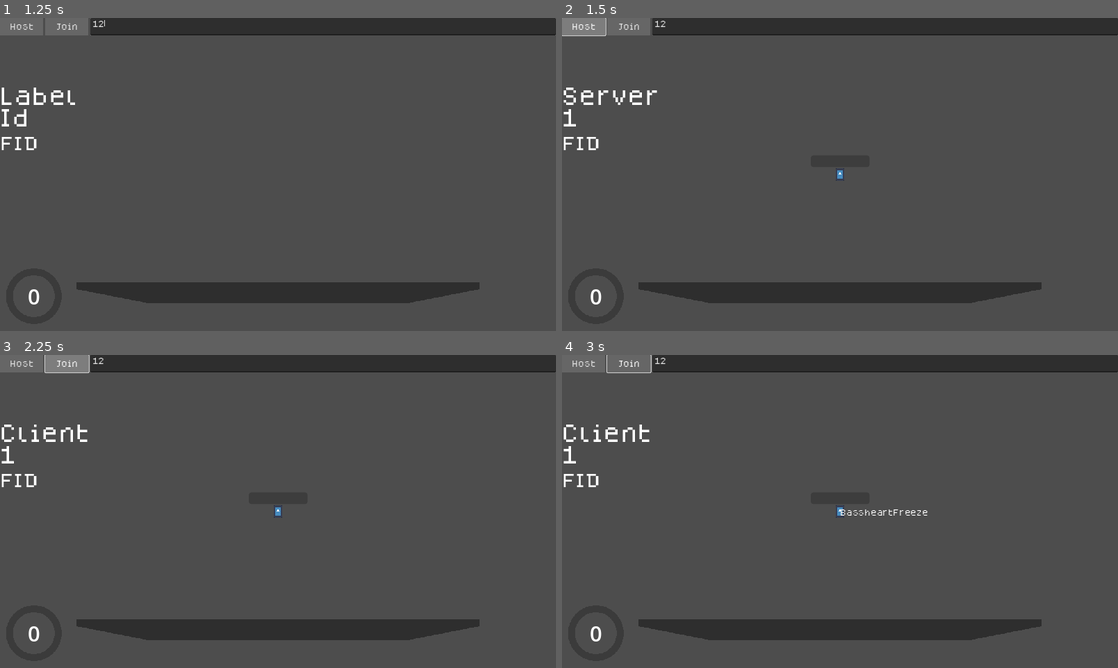
Above: before the commit, frames 1-4 (two rows, left to right).
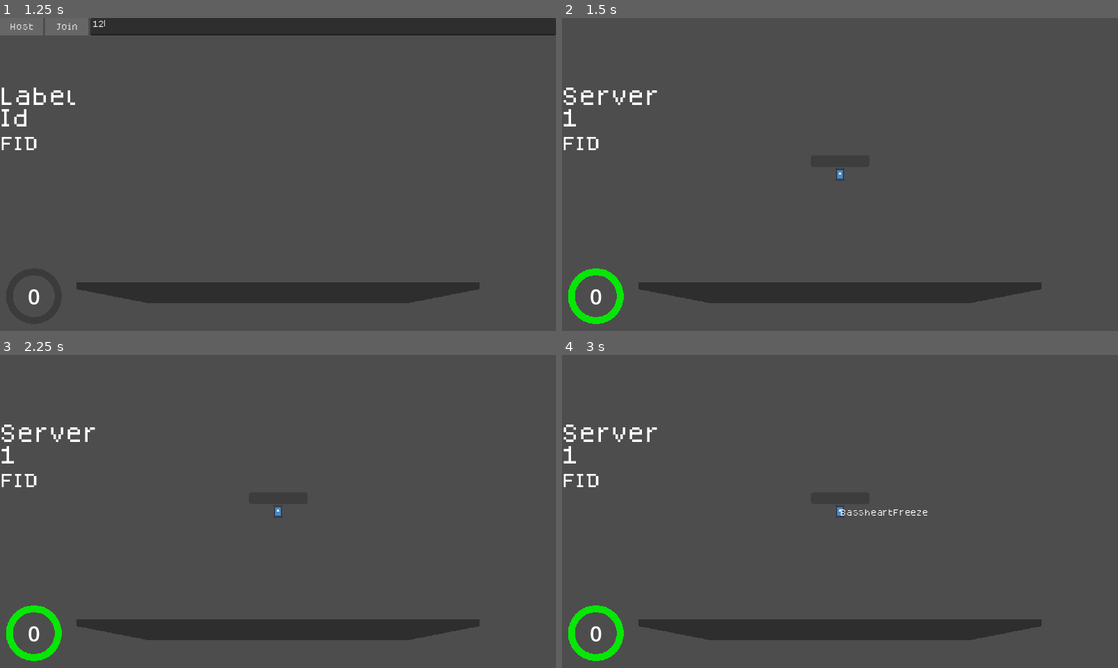
Above: after the commit, the same moments.

Repository: lokasc/rsPrototype
Game: Godot game, scene res://ver_1/game/main/game_manager.tscn
Two runs of this game, one before a commit and one after it. Both use one fixed random seed, a clock stepped at 60 frames per second and the inputs below. The engine's default icon, where the game draws it, is replaced by a stand-in: a white triangle on a blue panel in a dark square.
Inputs (mouse positions are in pixels of both pictures, inside the frame that each line leads up to):
- Up to frame 1 (1.25 s): click (322, 27) at 0.52 s; type "12" at 0.6 s
- Up to frame 2 (1.5 s): click "Host" at 1.25 s
- Up to frame 3 (2.25 s): click (66, 364) at 2 s, where only the run before the commit has a clickable "Join"
- Up to frame 4 (3 s): move the mouse to (962, 495) at 2.77 s; hold D (right) from 2.78 s (still down); tap E (ability_1) at 2.85 s

Frame 1 is identical in both runs. In frame 2, 6.1% of the frame differs, in the area x 0-100%, y 0-98%; in frame 3, 6.5%; in frame 4, 6.5%.
Error before the commit: Parse Error: Could not parse global class "BeatController" from "res://ver_1/game/music/beat_controller.gd". (res://ver_1/game/main/game_manager.gd:39)

Commit message:
Code and Warning Fixes
- Most of the warnings are fixed with "_" (meaning not used) or "p_" (meaning used but theres already a variable named it (overshadowing))
- fixed enum and print punctuation in beat controller

Diff:
--- a/ver_1/actions/base_abiilty.gd
+++ b/ver_1/actions/base_abiilty.gd
@@ -62,4 +62,4 @@
 
 # applies atk multiplier from hero to the attack.
 func get_multiplied_atk() -> int:
-	return hero.get_atk_mul() * a_stats.atk
+	return int(hero.get_atk_mul() * a_stats.atk)
--- a/ver_1/actions/items/turret_item.gd
+++ b/ver_1/actions/items/turret_item.gd
@@ -68,9 +68,9 @@
 	turret_list.append(new_turret)
 	GameManager.Instance.net.spawnable_path.add_child(new_turret)
 
-func on_destroy_turret(turret) -> void:
-	turret_list.erase(turret)
-	turret.queue_free()
+func on_destroy_turret(p_turret) -> void:
+	turret_list.erase(p_turret)
+	p_turret.queue_free()
 
 func set_turret_stats(new_turret : Turret) -> void:
 	new_turret.damage_per_tick = damage_per_tick
--- a/ver_1/character/character.gd
+++ b/ver_1/character/character.gd
@@ -9,8 +9,8 @@
 var status_holder : StatusHolder
 
 var char_stats : Stats
-var current_health : float
-var current_shield : float
+var current_health : int
+var current_shield : int
 
 func _init():
 	char_stats = Stats.new()
@@ -34,5 +34,5 @@
 	status_holder.add_status(effect_name, args)
 
 # Override this in enemy and hero to change logic
-func take_damage(dmg):
+func take_damage(_dmg):
 	pass
--- a/ver_1/character/enemy/MajorBug/major_bug.gd
+++ b/ver_1/character/enemy/MajorBug/major_bug.gd
@@ -39,10 +39,7 @@
 	# the attack value of this ability + my character's attack value
 	hero.take_damage(char_stats.atk)
 
-func take_damage(dmg) -> void:
-	super(dmg)
-
 # TODO: FSM or STATE MACHINE for enemy
-func _decide(target = null) -> void:
-	if target == null:
+func _decide(_target = null) -> void:
+	if _target == null:
 		return
--- a/ver_1/character/enemy/MinorBug/minor_bug.gd
+++ b/ver_1/character/enemy/MinorBug/minor_bug.gd
@@ -39,10 +39,7 @@
 	# the attack value of this ability + my character's attack value
 	hero.take_damage(char_stats.atk)
 
-func take_damage(dmg) -> void:
-	super(dmg)
-
 # TODO: FSM or STATE MACHINE for enemy
-func _decide(target = null) -> void:
-	if target == null:
+func _decide(_target = null) -> void:
+	if _target == null:
 		return
--- a/ver_1/character/enemy/OneShot/one_shot.gd
+++ b/ver_1/character/enemy/OneShot/one_shot.gd
@@ -3,7 +3,6 @@
 
 @onready var hitbox : Area2D = $HitBox
 @onready var collidebox : CollisionShape2D = $CollisionBox
-
 
 func _init() -> void:
 	super()
@@ -40,10 +39,7 @@
 	# the attack value of this ability + my character's attack value
 	hero.take_damage(char_stats.atk)
 
-func take_damage(dmg) -> void:
-	super(dmg)
-
 # TODO: FSM or STATE MACHINE for enemy
-func _decide(target = null) -> void:
-	if target == null:
+func _decide(_target = null) -> void:
+	if _target == null:
 		return
--- a/ver_1/character/enemy/base_enemy.gd
+++ b/ver_1/character/enemy/base_enemy.gd
@@ -5,9 +5,9 @@
 
 # For inspector view only, cant modify class stats in inspector.
 @export_category("Basic information")
-@export var max_health : float
-@export var speed : float
-@export var dmg : float
+@export var max_health : int
+@export var speed : int
+@export var dmg : int
 
 @export_subgroup("Status")
 @export var can_move : bool
@@ -45,10 +45,10 @@
 	target = GameManager.Instance.players[0]
 	_init_stats()
 
-func take_damage(dmg:int) -> void:
+func take_damage(p_dmg:int) -> void:
 	# Client prediction
-	current_health -= dmg
-	hit.emit(dmg)
+	current_health -= p_dmg
+	hit.emit(p_dmg)
 	if current_health <= 0:
 		death.rpc()
 
@@ -60,12 +60,12 @@
 		new_xp.position = position + Vector2(randi_range(-xp_drop_spread,xp_drop_spread),randi_range(-xp_drop_spread,xp_drop_spread))
 	queue_free()
 
-func move_to_target(target = null) -> void:
-	if target == null: return
+func move_to_target(p_target = null) -> void:
+	if p_target == null: return
 
 # direction need to go towards
-	var direction : Vector2 = global_position.direction_to(target.global_position)
-	var distance : float = global_position.distance_to(target.global_position)
+	var direction : Vector2 = global_position.direction_to(p_target.global_position)
+	var distance : float = global_position.distance_to(p_target.global_position)
 
 	if distance < 15:
 		velocity = Vector2.ZERO
--- a/ver_1/character/hero/base_hero.gd
+++ b/ver_1/character/hero/base_hero.gd
@@ -225,11 +225,11 @@
 func get_atk() -> int:
 	return char_stats.atk
 
-func get_atk_mul() -> int:
+func get_atk_mul() -> float:
 	return char_stats.atk_mul
 
 # Logic for leveling up, perhaps max_hp increase...
-func on_level_up(new_level) -> void:
+func on_level_up(_new_level) -> void:
 	# use new_level as x value to get the new hp as y value on the curve.
 	#current_health = char_stats.maxhp
 	pass
@@ -244,7 +244,7 @@
 	items.append(new_item)
 	item_holder.add_child(new_item)
 
-func remove_item(name) -> void:
+func remove_item(_name) -> void:
 	return
 
 func has_item(new_item : BaseItem) -> bool:
--- a/ver_1/character/stats.gd
+++ b/ver_1/character/stats.gd
@@ -5,7 +5,7 @@
 
 
 @export var maxhp : int 	# Max Health
-@export var aoe : int		# Area of Effect
+@export var aoe : float		# Area of Effect
 @export var arm : int		# Armour
 @export var atk : int		# Attack Damage
 @export var spd : int		# Movement Speed
@@ -13,7 +13,7 @@
 @export var pick : int		# Pick up radius
 @export var mus : int		# Music multiplier (benefits from music sync)
 @export var hsg : float		# Heal & Shield gain
-@export var dur : int		# Duration of abilities
+@export var dur : float		# Duration of abilities
 @export var atk_mul : float # Attack Multiplier
 @export var shields : int	# Amount of shield health
 
@@ -33,4 +33,4 @@
 
 # Get dmg with multiplier
 func get_total_dmg() -> int:
-	return atk_mul * atk
+	return int(atk_mul * atk)
--- a/ver_1/game/UI/ui_manager.gd
+++ b/ver_1/game/UI/ui_manager.gd
@@ -34,7 +34,7 @@
 func update_lvl_label(new_lvl : int) -> void:
 	level_label.text = str(new_lvl)
 
-func _process(delta: float) -> void:
+func _process(_delta: float) -> void:
 	var my_player = GameManager.Instance.local_player
 	if !my_player: return
 
@@ -74,7 +74,7 @@
 		card_path.add_child(copy,true)
 
 # change ui when you've selected something
-func on_client_selection(card_info):
+func on_client_selection(_card_info):
 	# disable all children
 	for x in card_path.get_children():
 		x.visible = false
--- a/ver_1/game/main/game_manager.gd
+++ b/ver_1/game/main/game_manager.gd
@@ -111,7 +111,7 @@
 		client_level_up.rpc_id(player.id, items)
 
 # Algorithm for choosing actions for level up.
-func choose_items(hero : BaseHero) -> Array[String]:
+func choose_items(_hero : BaseHero) -> Array[String]:
 	var item : BaseAction = AOEItem.new()
 	var turret_item : BaseAction = TurretItem.new()
 	var turret_name : String = serialize(turret_item)
@@ -140,7 +140,7 @@
 	if action is BaseAbility:
 		# parse ability
 		pass
-	action
+	#action
 
 # Death & Strawberry
 func check_alive_players() -> void:
--- a/ver_1/game/music/beat_controller.gd
+++ b/ver_1/game/music/beat_controller.gd
@@ -32,7 +32,7 @@
 	change_music(test_interactive)
 	start_music()
 
-func _process(delta: float) -> void:
+func _process(_delta: float) -> void:
 	if Input.is_action_just_pressed("attack"):
 		change_clip()
 
@@ -62,10 +62,8 @@
 # use this function to check when a input is on beat.
 func is_on_beat() -> bool:
 	if current_beat_time <= grace_time || current_beat_time >= beat_duration - grace_time:
-		print("onbeat")
 		return true
 	else:
-		print("u sux")
 		return false
 
 #region Internal
@@ -97,7 +95,7 @@
 
 # send to server client's time_stamp
 @rpc("any_peer", "reliable")
-func cts_return_time_stamp(client_time : float) -> void:
+func cts_return_time_stamp(_client_time : float) -> void:
 	pass
 
 # Pass timestamp and time left on timers
@@ -115,28 +113,28 @@
 # 7. the check for on-beat is client-side or has leniancy for the client.
 
 
-func transition_music(from_clip, to_clip):
+func transition_music(_from_clip, _to_clip):
 	pass
 func get_current_timestamp() -> float:
 	return 0
 
 enum BG_TRANSITION_TYPE {
-	const FRIENDLY_DEAD
-	const LOW_HP
-	const EARLY_GAME
-	const MID_GAME
-	const LATE_GAME
-}
+	FRIENDLY_DEAD,
+	LOW_HP,
+	EARLY_GAME,
+	MID_GAME,
+	LATE_GAME,
+	}
 
 ## Change background music
 func change_bg(type : BG_TRANSITION_TYPE) -> void:
 	match type:
 		BG_TRANSITION_TYPE.EARLY_GAME:
-			print(transition to early)
+			print("transition to early")
 		BG_TRANSITION_TYPE.MID_GAME:
-			print(transition to mid)
+			print("transition to mid")
 		BG_TRANSITION_TYPE.LATE_GAME:
-			print(transition to late)
+			print("transition to late")
 		_:
 			printerr("Error, wrong or no type given")
 
--- a/ver_1/game/net/net_manager.gd
+++ b/ver_1/game/net/net_manager.gd
@@ -33,7 +33,7 @@
 
 
 # Called every frame. 'delta' is the elapsed time since the previous frame.
-func _process(delta):
+func _process(_delta):
 	if !multiplayer.is_server(): return
 
 	if !GameManager.Instance.is_game_started() && GameManager.Instance.wait_for_player && get_player_count() >= 2:
@@ -115,7 +115,7 @@
 func show_ui():
 	net_ui.visible = true
 
-func _on_peer_disconnect(id):
+func _on_peer_disconnect(_id):
 	pass
 
 func _on_connection_failed():
--- a/ver_1/game/net/player_input.gd
+++ b/ver_1/game/net/player_input.gd
@@ -27,7 +27,7 @@
 		return mouse_pos
 
 # Called every frame. 'delta' is the elapsed time since the previous frame.
-func _process(delta):
+func _process(_delta):
 	if is_multiplayer_authority():
 		if canMove:
 			direction = Input.get_vector("left", "right", "up", "down")
--- a/ver_1/game/spawn_system/experience_orbs.gd
+++ b/ver_1/game/spawn_system/experience_orbs.gd
@@ -9,7 +9,7 @@
 # Getting the player who collected the xp orb
 var hero : CharacterBody2D
 
-func _process(delta: float) -> void:
+func _process(_delta: float) -> void:
 	if collected == true:
 		# The movement may be more fancy than just moving towards the players
 		position = position.move_toward(hero.position,speed)
--- a/ver_1/vfx/text_pop_up.gd
+++ b/ver_1/vfx/text_pop_up.gd
@@ -20,8 +20,8 @@
 
 	global_position.y += -40 * delta
 
-func print_ability(abs):
-	set_pop(abs.get_class_name(), get_parent().global_position)
+func print_ability(_abs):
+	set_pop(_abs.get_class_name(), get_parent().global_position)
 
 func set_pop (_text : String, _gpos : Vector2, _color : Color = DEFAULT_COLOR, _duration : float = DEFAULT_DURATION):
 	# Reset Text
